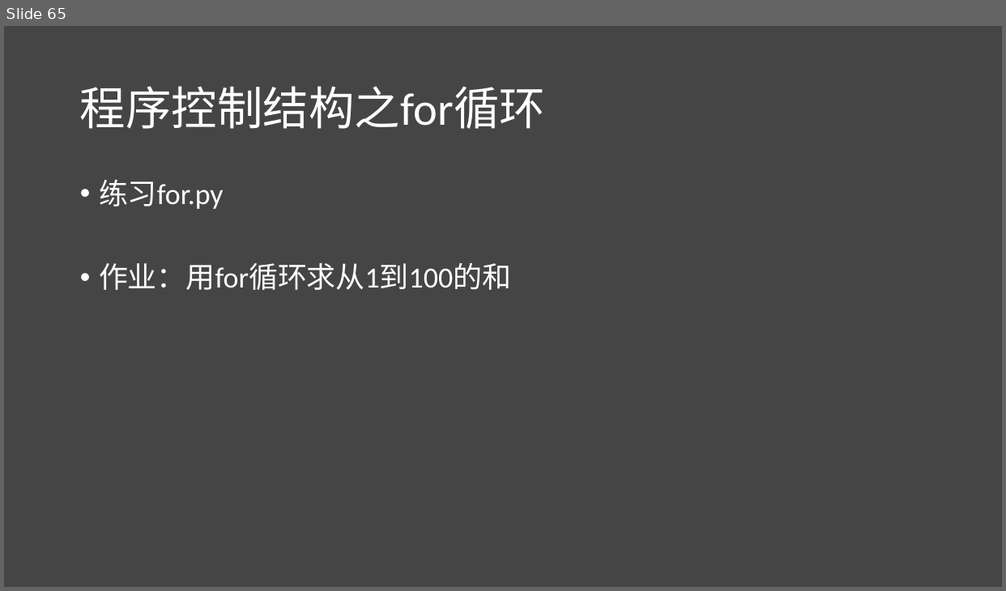
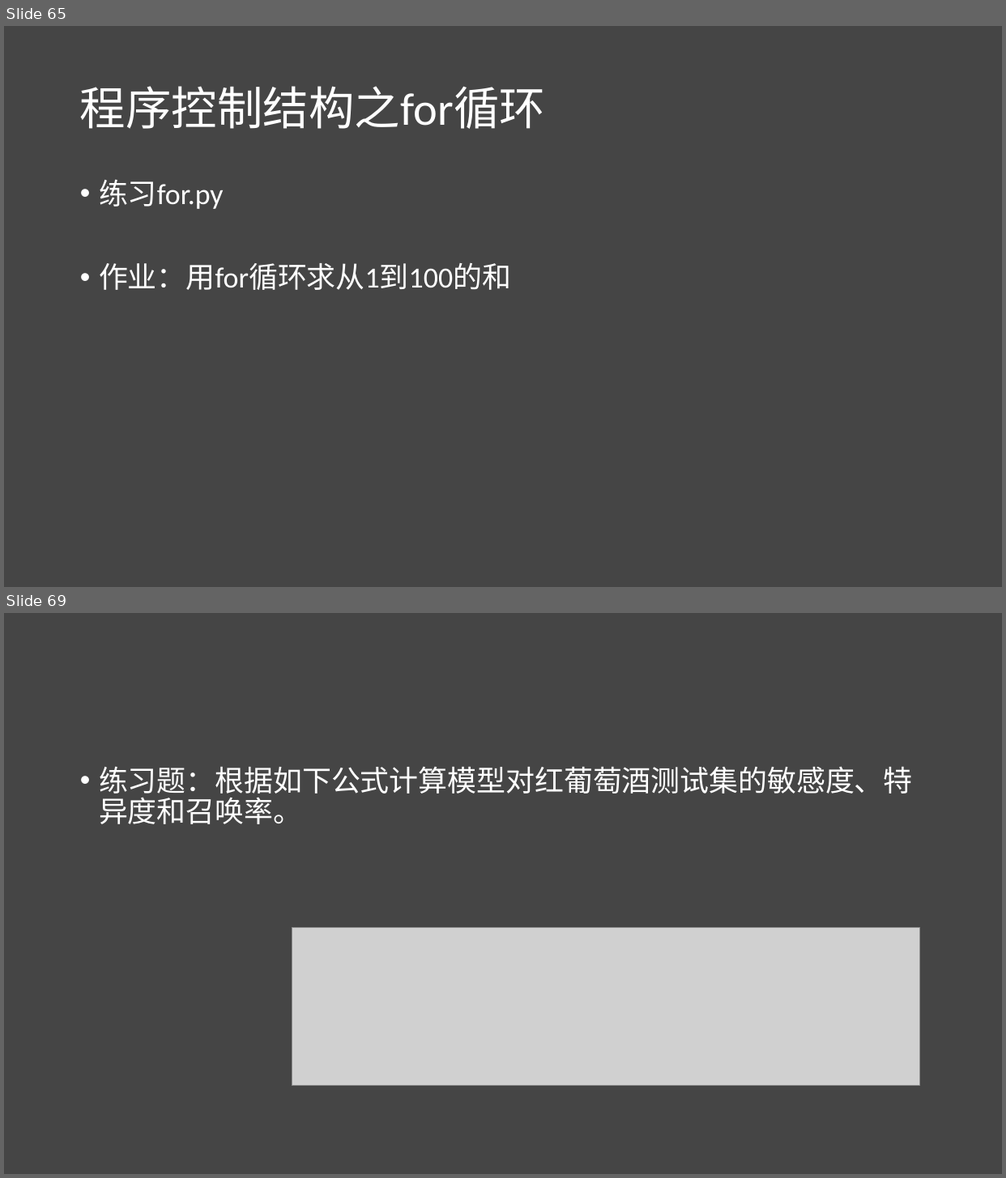
Before and after one commit to lichao312214129/lc_rsfmri_tools_python, a slide deck: The_first_ml_training/第一届机器学习实战班.pptx. Shown one above the other, each under a label of ours: slide 65 before the commit, slides 65 and 69 after it; the slides between them are not shown. The pictures are 1006x591 and 1006x1178 pixels, drawn with LibreOffice and Linux fonts; fonts in the diff are those of the drawing; grey boxes stand for pictures. Boxes give left, top, right and bottom in pixels: in the first picture for what was removed or moved away, otherwise in the second. Text is boxed around its words. In the diff, an @@ line names an element or a change of style, - is before the commit and + after.

```diff
--- a/The_first_ml_training/第一届机器学习实战班.pptx
+++ b/The_first_ml_training/第一届机器学习实战班.pptx
@@ slide 69 added at <box>4,613,1002,1174</box>, background #454545 @@
@@ text added at <box>99,766,913,824</box>, 28 pt, text #FFFFFF @@
+• 练习题：根据如下公式计算模型对红葡萄酒测试集的敏感度、特异度和召唤率。
@@ picture added at <box>292,927,920,1085</box> @@
```
Also in this commit, not shown: 1 slide changed, 3 other slides added, 2 slides removed, 16 other files.
